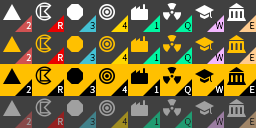
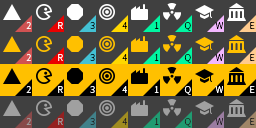
Before/after of a 256 x 128 layered artwork. What changed in the layer stack:
renamed "Shape 11 copy" to "Shape 14 copy 3", moved it above "Shape 14 copy 2", painted on it over [35, 98, 52, 117]
renamed "Shape 11 copy 3" to "Shape 14 copy 2", moved it above "Shape 14 copy", painted on it over [35, 66, 52, 85]
renamed "Shape 11 copy 2" to "Shape 14 copy", moved it above "Shape 14", painted on it over [35, 34, 52, 53]
renamed "Shape 11" to "Shape 14", moved it above "Shape 10", painted on it over [35, 2, 52, 21]
